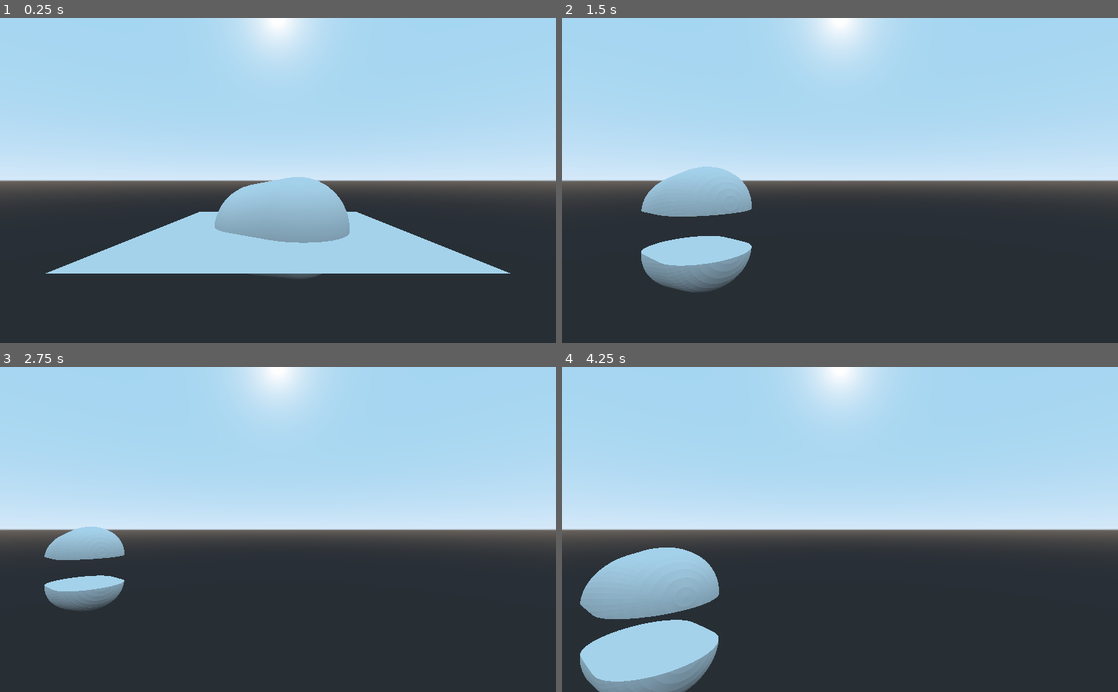
Above: before the commit, frames 1-4 (two rows, left to right).
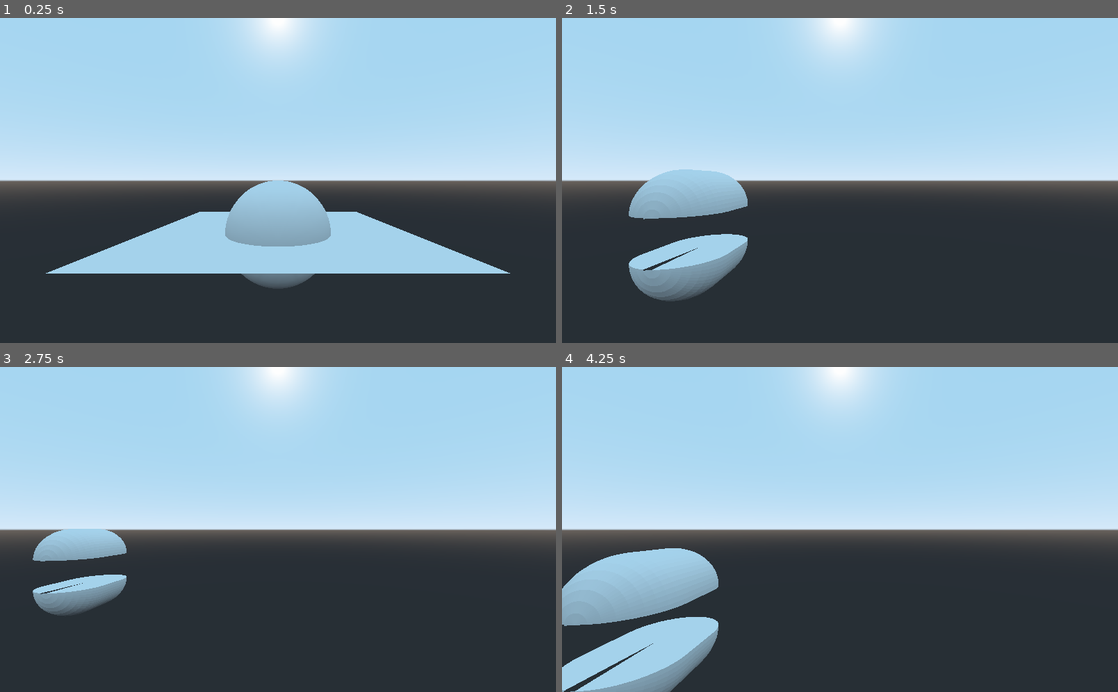
Above: after the commit, the same moments.

Repository: aveswoods/godot-mesh-slicer
Game: Godot game, scene res://example/SlicerExample.tscn
Same seed, same stepped clock (60 frames per second), same inputs: the game is played once before the commit and once after it.
Inputs (mouse positions are in pixels of both pictures, inside the frame that each line leads up to):
- Up to frame 1 (0.25 s): no input
- Up to frame 2 (1.5 s): tap Enter at 0.5 s; move the mouse to (962, 164) at 0.52 s; hold D (right) 0.53-1.28 s; click (962, 164) at 0.67 s; tap Space (ui_select) at 0.77 s; move the mouse to (728, 196) at 1.27 s; hold S (back) from 1.28 s (still down)
- Up to frame 3 (2.75 s): tap Space (ui_select) at 1.52 s; move the mouse to (333, 458) at 2.02 s; release S (back) at 2.03 s; hold D (right) from 2.03 s (still down)
- Up to frame 4 (4.25 s): move the mouse to (812, 594) at 2.77 s; release D (right) at 2.78 s; hold W (forward) 2.78-3.53 s; click (812, 594) at 2.92 s; tap Space (ui_select) at 3.02, 3.77 s; move the mouse to (1006, 578) at 3.52 s; hold A (left) from 3.53 s (still down)

The runs differ from the first frame. In frame 1, 1.8% of the frame differs, in the area x 38-63%, y 48-83%; in frame 2, 2.1%; in frame 3, 0.8%; in frame 4, 3.0%, in the area x 0-29%, y 55-100%.

Commit message:
Added sample images

Diff:
--- a/example/SlicerExample.tscn
+++ b/example/SlicerExample.tscn
@@ -11,11 +11,11 @@
 script = ExtResource( 1 )
 
 [node name="SlicePlane" type="MeshInstance" parent="."]
+transform = Transform( 1, 0, 0, 0, 1, 0, 0, 0, 1, 0, 0, 0 )
 mesh = SubResource( 1 )
 material/0 = null
 
 [node name="MeshInstance" type="MeshInstance" parent="."]
-transform = Transform( -0.184672, -0.541055, 0.82046, 0.9828, -0.101666, 0.154168, 0, 0.834819, 0.550524, 0, 0, 0 )
 mesh = SubResource( 2 )
 material/0 = null
 
Binary file added: images/sample1_cut.png
Not shown, added: images/sample1_cut.png.import
Binary file added: images/sample1_uncut.png
Not shown, added: images/sample1_uncut.png.import
Binary file added: images/sample2_cut.png
Not shown, added: images/sample2_cut.png.import
Binary file added: images/sample2_uncut.png
Not shown, added: images/sample2_uncut.png.import
